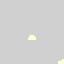
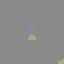
Layer changes from the first 64×64 image to the second:
added layer "mesches" above "objects" over [0,0,64,64]
showed "objects" over [0,0,64,64]